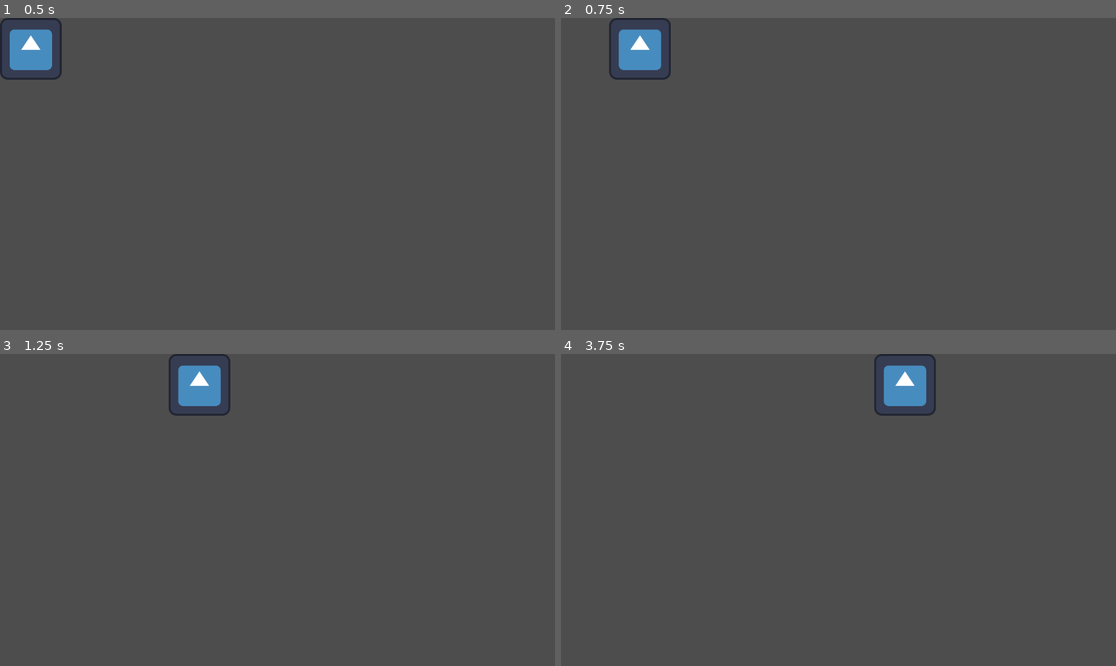
Above: before the commit, frames 1-4 (two rows, left to right).
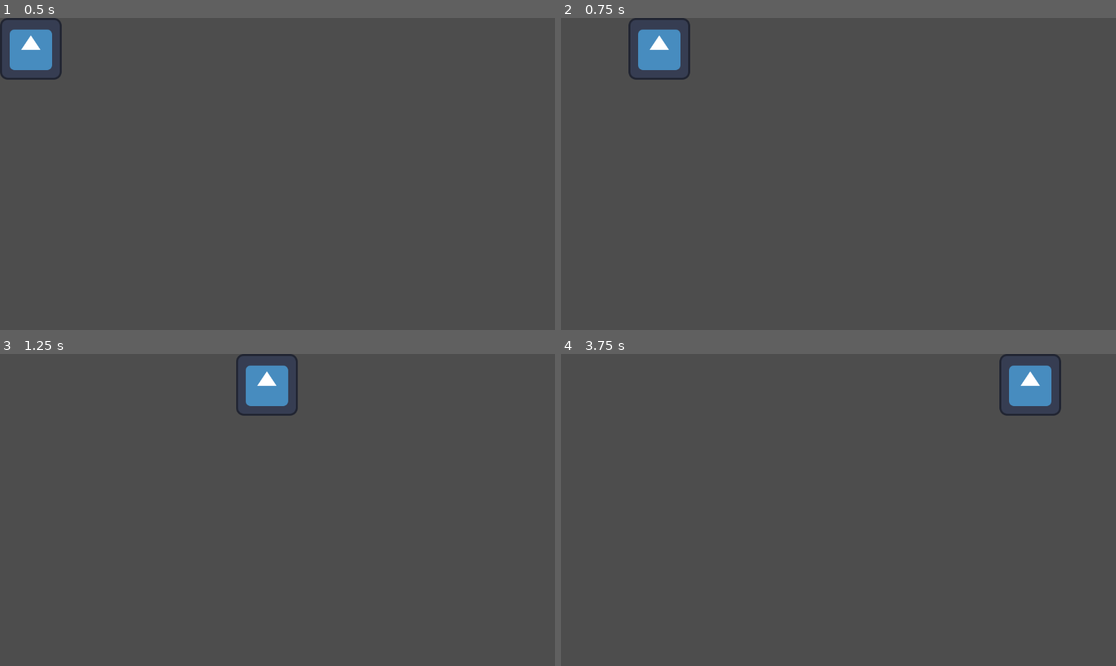
Above: after the commit, the same moments.

Repository: Jester-Penetrate/PizzaJam
Game: Godot game, scene res://bruh.tscn
Two runs of this game, one before a commit and one after it. Both use one fixed random seed, a clock stepped at 60 frames per second and the inputs below. The engine's default icon, where the game draws it, is replaced by a stand-in: a white triangle on a blue panel in a dark square.
Inputs:
- Up to frame 1 (0.5 s): no input
- Up to frame 2 (0.75 s): tap Enter at 0.5 s; hold Right (ui_right) from 0.53 s (still down)
- Up to frame 3 (1.25 s): keep holding Right (ui_right)
- Up to frame 4 (3.75 s): release Right (ui_right) at 1.28 s; hold Down (ui_down) 1.28-2.03 s; hold Right (ui_right) 2.03-2.78 s; hold Up (ui_up) 2.78-3.53 s; hold Left (ui_left) from 3.53 s (still down)

Frame 1 is identical in both runs. In frame 2, 1.3% of the frame differs, in the area x 8-24%, y 0-20%; in frame 3, 2.6%; in frame 4, 2.6%, in the area x 56-91%, y 0-20%.

Commit message:
wasd movement

Diff:
--- a/practice_shit/player.gd
+++ b/practice_shit/player.gd
@@ -1,6 +1,6 @@
 extends CharacterBody2D
 
-@export var speed = 500
+@export var speed = 700
 
 func get_input():
 	var input_direction = Input.get_vector("ui_left", "ui_right", "ui_up", "ui_down")
--- a/practice_shit/project.godot
+++ b/practice_shit/project.godot
@@ -14,3 +14,38 @@
 run/main_scene="uid://te254b0v5nym"
 config/features=PackedStringArray("4.4", "Forward Plus")
 config/icon="res://icon.svg"
+
+[input]
+
+ui_left={
+"deadzone": 0.5,
+"events": [Object(InputEventKey,"resource_local_to_scene":false,"resource_name":"","device":0,"window_id":0,"alt_pressed":false,"shift_pressed":false,"ctrl_pressed":false,"meta_pressed":false,"pressed":false,"keycode":4194319,"physical_keycode":0,"key_label":0,"unicode":0,"location":0,"echo":false,"script":null)
+, Object(InputEventJoypadButton,"resource_local_to_scene":false,"resource_name":"","device":0,"button_index":13,"pressure":0.0,"pressed":false,"script":null)
+, Object(InputEventJoypadMotion,"resource_local_to_scene":false,"resource_name":"","device":0,"axis":0,"axis_value":-1.0,"script":null)
+, Object(InputEventKey,"resource_local_to_scene":false,"resource_name":"","device":-1,"window_id":0,"alt_pressed":false,"shift_pressed":false,"ctrl_pressed":false,"meta_pressed":false,"pressed":false,"keycode":0,"physical_keycode":65,"key_label":0,"unicode":97,"location":0,"echo":false,"script":null)
+]
+}
+ui_right={
+"deadzone": 0.5,
+"events": [Object(InputEventKey,"resource_local_to_scene":false,"resource_name":"","device":0,"window_id":0,"alt_pressed":false,"shift_pressed":false,"ctrl_pressed":false,"meta_pressed":false,"pressed":false,"keycode":4194321,"physical_keycode":0,"key_label":0,"unicode":0,"location":0,"echo":false,"script":null)
+, Object(InputEventJoypadButton,"resource_local_to_scene":false,"resource_name":"","device":0,"button_index":14,"pressure":0.0,"pressed":false,"script":null)
+, Object(InputEventJoypadMotion,"resource_local_to_scene":false,"resource_name":"","device":0,"axis":0,"axis_value":1.0,"script":null)
+, Object(InputEventKey,"resource_local_to_scene":false,"resource_name":"","device":-1,"window_id":0,"alt_pressed":false,"shift_pressed":false,"ctrl_pressed":false,"meta_pressed":false,"pressed":false,"keycode":0,"physical_keycode":68,"key_label":0,"unicode":100,"location":0,"echo":false,"script":null)
+]
+}
+ui_up={
+"deadzone": 0.5,
+"events": [Object(InputEventKey,"resource_local_to_scene":false,"resource_name":"","device":0,"window_id":0,"alt_pressed":false,"shift_pressed":false,"ctrl_pressed":false,"meta_pressed":false,"pressed":false,"keycode":4194320,"physical_keycode":0,"key_label":0,"unicode":0,"location":0,"echo":false,"script":null)
+, Object(InputEventJoypadButton,"resource_local_to_scene":false,"resource_name":"","device":0,"button_index":11,"pressure":0.0,"pressed":false,"script":null)
+, Object(InputEventJoypadMotion,"resource_local_to_scene":false,"resource_name":"","device":0,"axis":1,"axis_value":-1.0,"script":null)
+, Object(InputEventKey,"resource_local_to_scene":false,"resource_name":"","device":-1,"window_id":0,"alt_pressed":false,"shift_pressed":false,"ctrl_pressed":false,"meta_pressed":false,"pressed":false,"keycode":0,"physical_keycode":87,"key_label":0,"unicode":119,"location":0,"echo":false,"script":null)
+]
+}
+ui_down={
+"deadzone": 0.5,
+"events": [Object(InputEventKey,"resource_local_to_scene":false,"resource_name":"","device":0,"window_id":0,"alt_pressed":false,"shift_pressed":false,"ctrl_pressed":false,"meta_pressed":false,"pressed":false,"keycode":4194322,"physical_keycode":0,"key_label":0,"unicode":0,"location":0,"echo":false,"script":null)
+, Object(InputEventJoypadButton,"resource_local_to_scene":false,"resource_name":"","device":0,"button_index":12,"pressure":0.0,"pressed":false,"script":null)
+, Object(InputEventJoypadMotion,"resource_local_to_scene":false,"resource_name":"","device":0,"axis":1,"axis_value":1.0,"script":null)
+, Object(InputEventKey,"resource_local_to_scene":false,"resource_name":"","device":-1,"window_id":0,"alt_pressed":false,"shift_pressed":false,"ctrl_pressed":false,"meta_pressed":false,"pressed":false,"keycode":0,"physical_keycode":83,"key_label":0,"unicode":115,"location":0,"echo":false,"script":null)
+]
+}
